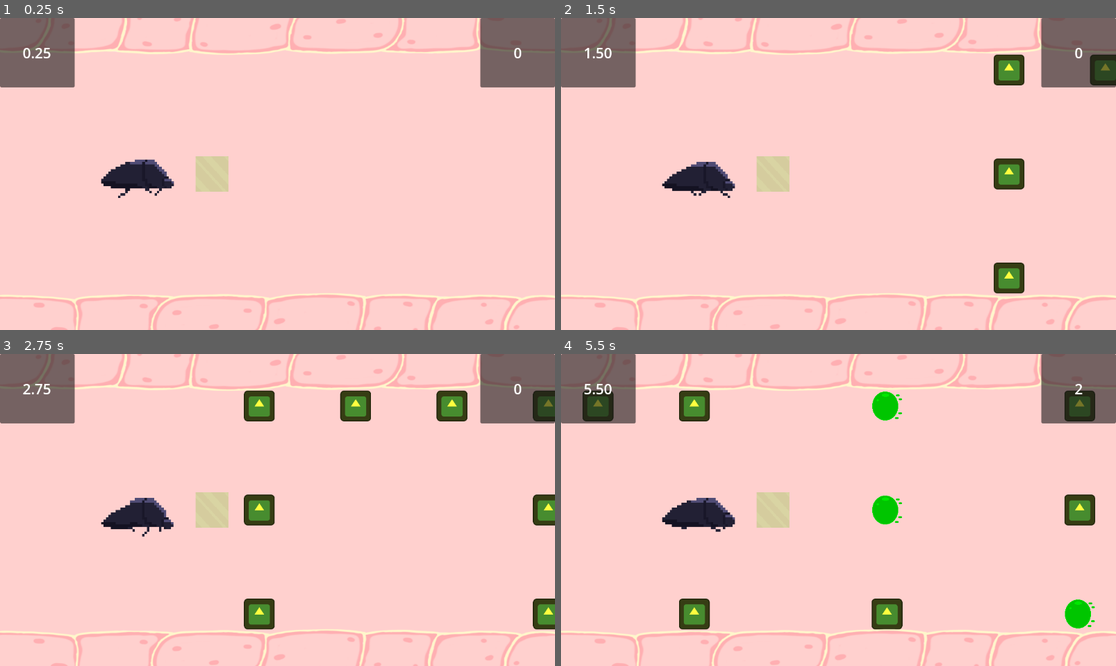
Above: before the commit, frames 1-4 (two rows, left to right).
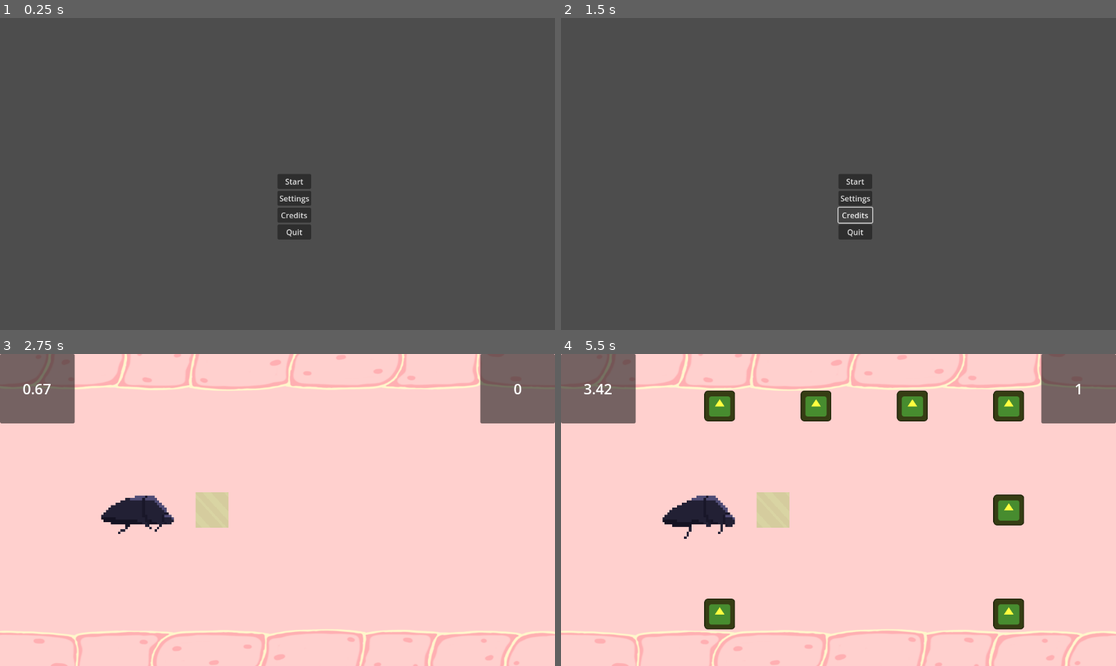
Above: after the commit, the same moments.

Repository: milnej/EscapeFromFrog
Game: Godot game, scene res://Scene/menu.tscn
Same seed, same stepped clock (60 frames per second), same inputs: the game is played once before the commit and once after it. Before the commit the project starts from res://Scene/guts.tscn. The engine's default icon, where the game draws it, is replaced by a stand-in: a white triangle on a blue panel in a dark square.
Inputs (mouse positions are in pixels of both pictures, inside the frame that each line leads up to):
- Up to frame 1 (0.25 s): no input
- Up to frame 2 (1.5 s): click (855, 198) at 0.5 s, where only the run after the commit has a clickable "Settings"; click (855, 214) at 1.25 s, where only the run after the commit has a clickable "Credits"
- Up to frame 3 (2.75 s): click (294, 516) at 2 s, where only the run after the commit has a clickable "Start"
- Up to frame 4 (5.5 s): hold L (note_right) 2.78-3.53 s; tap Space (beetle_attack) every 0.75 s from 2.85 to 5.1 s; hold S (beetle_down) 3.53-4.28 s; hold L (note_right) 4.28-5.03 s; hold W (beetle_up) from 5.03 s (still down)

The runs differ from the first frame. In frame 1, 100% of the frame differs, in the area x 0-100%, y 0-100%; in frame 2, 100%; in frame 3, 4.5%; in frame 4, 8.2%.

Commit message:
start menu created

Diff:
--- /dev/null
+++ b/Scene/menu.tscn
@@ -0,0 +1,37 @@
+[gd_scene load_steps=2 format=3 uid="uid://l8bqq84h0gc8"]
+
+[ext_resource type="Script" path="res://Scripts/menu.gd" id="1_jqkw4"]
+
+[node name="Menu" type="Control"]
+layout_mode = 3
+anchors_preset = 8
+anchor_left = 0.5
+anchor_top = 0.5
+anchor_right = 0.5
+anchor_bottom = 0.5
+grow_horizontal = 2
+grow_vertical = 2
+script = ExtResource("1_jqkw4")
+
+[node name="VBoxContainer" type="VBoxContainer" parent="."]
+layout_mode = 0
+offset_right = 40.0
+offset_bottom = 40.0
+
+[node name="Start" type="Button" parent="VBoxContainer"]
+layout_mode = 2
+text = "Start"
+
+[node name="Settings" type="Button" parent="VBoxContainer"]
+layout_mode = 2
+text = "Settings"
+
+[node name="Credits" type="Button" parent="VBoxContainer"]
+layout_mode = 2
+text = "Credits"
+
+[node name="Quit" type="Button" parent="VBoxContainer"]
+layout_mode = 2
+text = "Quit"
+
+[connection signal="pressed" from="VBoxContainer/Start" to="." method="_on_start_pressed"]
--- /dev/null
+++ b/Scripts/menu.gd
@@ -0,0 +1,15 @@
+extends Control
+
+
+# Called when the node enters the scene tree for the first time.
+func _ready():
+	pass # Replace with function body.
+
+
+# Called every frame. 'delta' is the elapsed time since the previous frame.
+func _process(delta):
+	pass
+
+
+func _on_start_pressed():
+	get_tree().change_scene_to_file("res://Scene/guts.tscn")
--- a/project.godot
+++ b/project.godot
@@ -11,7 +11,7 @@
 [application]
 
 config/name="Escape From Frog"
-run/main_scene="res://Scene/guts.tscn"
+run/main_scene="res://Scene/menu.tscn"
 config/features=PackedStringArray("4.2", "GL Compatibility")
 config/icon="res://icon.svg"
 
@@ -38,6 +38,26 @@
 "events": [Object(InputEventKey,"resource_local_to_scene":false,"resource_name":"","device":-1,"window_id":0,"alt_pressed":false,"shift_pressed":false,"ctrl_pressed":false,"meta_pressed":false,"pressed":false,"keycode":0,"physical_keycode":65,"key_label":0,"unicode":97,"echo":false,"script":null)
 ]
 }
+beetle_top={
+"deadzone": 0.5,
+"events": [Object(InputEventKey,"resource_local_to_scene":false,"resource_name":"","device":-1,"window_id":0,"alt_pressed":false,"shift_pressed":false,"ctrl_pressed":false,"meta_pressed":false,"pressed":false,"keycode":0,"physical_keycode":65,"key_label":0,"unicode":97,"echo":false,"script":null)
+]
+}
+beetle_middle={
+"deadzone": 0.5,
+"events": [Object(InputEventKey,"resource_local_to_scene":false,"resource_name":"","device":-1,"window_id":0,"alt_pressed":false,"shift_pressed":false,"ctrl_pressed":false,"meta_pressed":false,"pressed":false,"keycode":0,"physical_keycode":83,"key_label":0,"unicode":115,"echo":false,"script":null)
+]
+}
+beetle_bottom={
+"deadzone": 0.5,
+"events": [Object(InputEventKey,"resource_local_to_scene":false,"resource_name":"","device":-1,"window_id":0,"alt_pressed":false,"shift_pressed":false,"ctrl_pressed":false,"meta_pressed":false,"pressed":false,"keycode":0,"physical_keycode":68,"key_label":0,"unicode":100,"echo":false,"script":null)
+]
+}
+beetle_attack={
+"deadzone": 0.5,
+"events": [Object(InputEventKey,"resource_local_to_scene":false,"resource_name":"","device":-1,"window_id":0,"alt_pressed":false,"shift_pressed":false,"ctrl_pressed":false,"meta_pressed":false,"pressed":false,"keycode":0,"physical_keycode":32,"key_label":0,"unicode":32,"echo":false,"script":null)
+]
+}
 beetle_up={
 "deadzone": 0.5,
 "events": [Object(InputEventKey,"resource_local_to_scene":false,"resource_name":"","device":-1,"window_id":0,"alt_pressed":false,"shift_pressed":false,"ctrl_pressed":false,"meta_pressed":false,"pressed":false,"keycode":0,"physical_keycode":87,"key_label":0,"unicode":119,"echo":false,"script":null)
@@ -50,11 +70,6 @@
 , Object(InputEventKey,"resource_local_to_scene":false,"resource_name":"","device":-1,"window_id":0,"alt_pressed":false,"shift_pressed":false,"ctrl_pressed":false,"meta_pressed":false,"pressed":false,"keycode":0,"physical_keycode":4194322,"key_label":0,"unicode":0,"echo":false,"script":null)
 ]
 }
-beetle_attack={
-"deadzone": 0.5,
-"events": [Object(InputEventKey,"resource_local_to_scene":false,"resource_name":"","device":-1,"window_id":0,"alt_pressed":false,"shift_pressed":false,"ctrl_pressed":false,"meta_pressed":false,"pressed":false,"keycode":0,"physical_keycode":32,"key_label":0,"unicode":32,"echo":false,"script":null)
-]
-}
 
 [rendering]
 
--- a/road.gd
+++ b/road.gd
@@ -11,7 +11,6 @@
 var beat_map_file_name = "res://beatMap1.txt"
 var note_move_speed
 var bpm
-
 
 const DIST_BETWEEN_NOTES = 200
 
